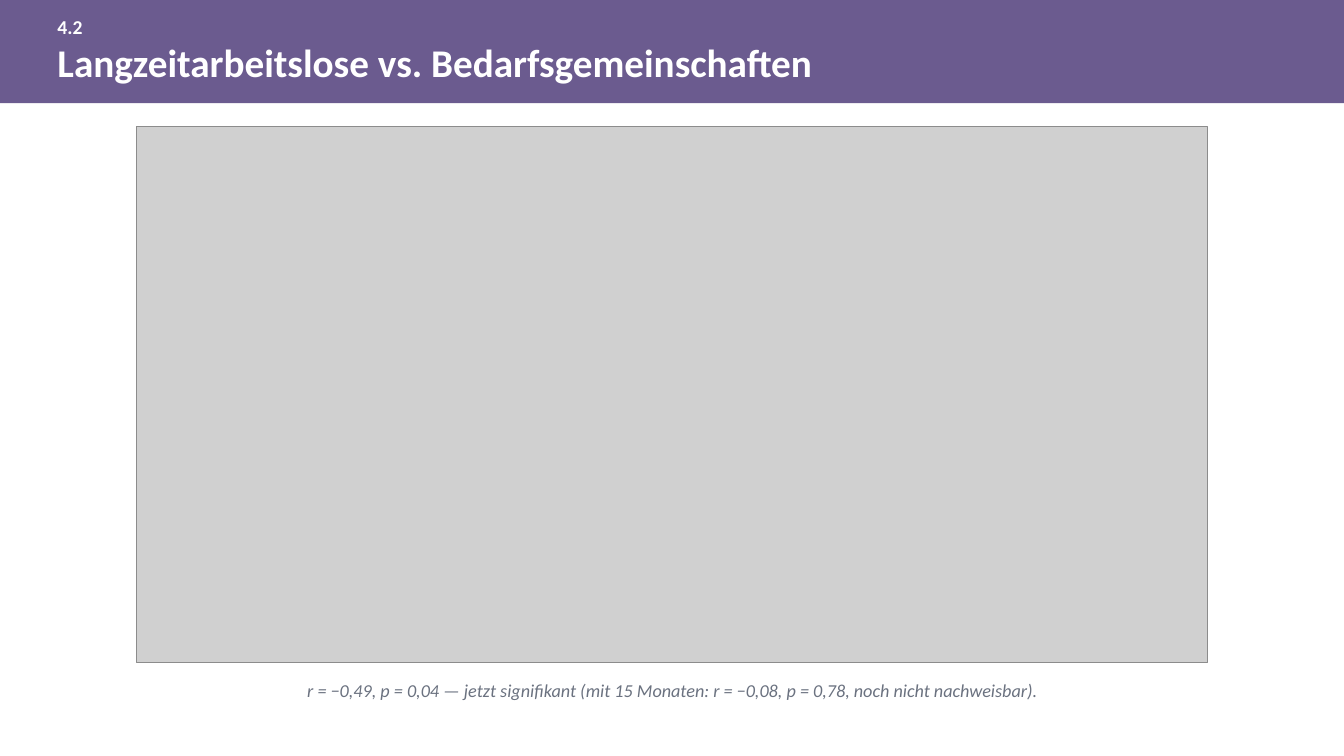
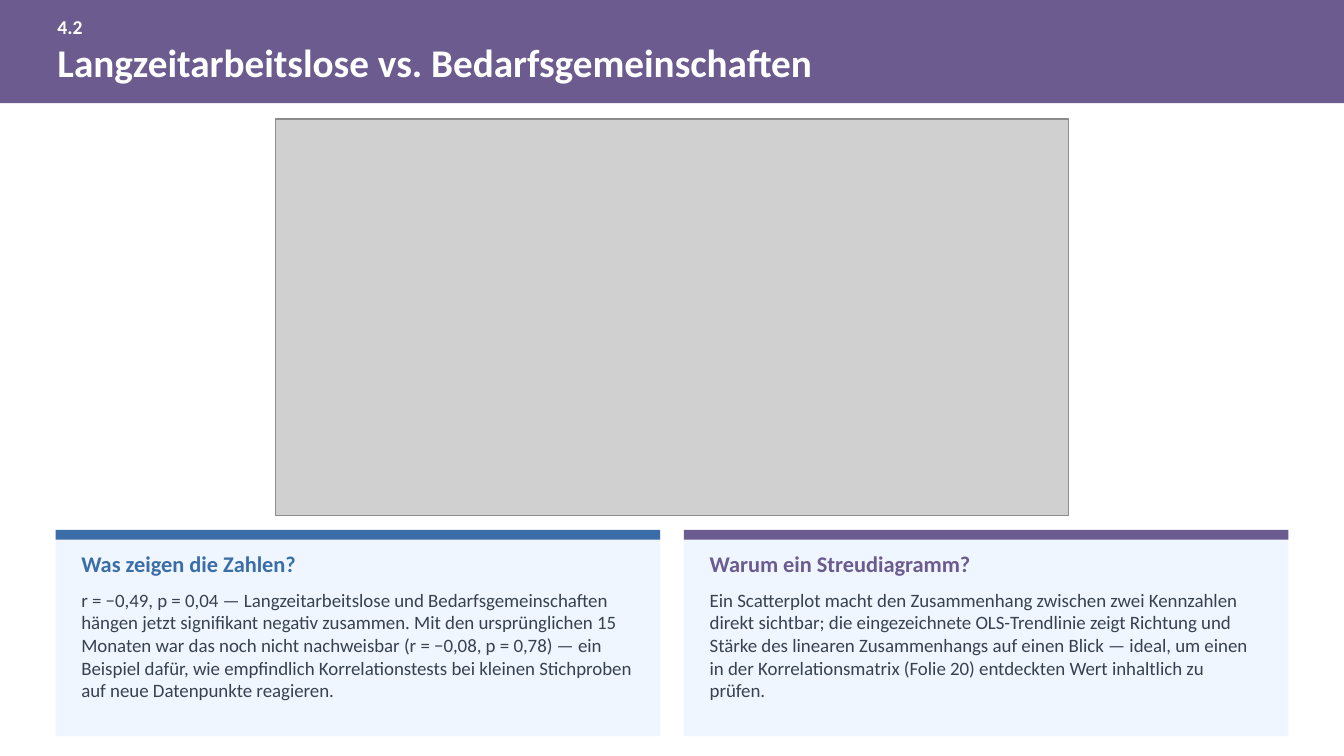
Before and after one commit to eufunk/arbeitsmarkt-regensburg, a slide deck: slide 21 of Dok/Projektpraesentation.pptx. Drawn at 1344x756 pixels with LibreOffice and Linux fonts; fonts in the diff are those of the drawing; grey boxes stand for pictures. Boxes give left, top, right and bottom in pixels: in the first picture for what was removed or moved away, otherwise in the second. Text is boxed around its words. In the diff, an @@ line names an element or a change of style, - is before the commit and + after.

Commit message:
Praesentation: Folien visuell ueberarbeiten, Sprechernotizen ergaenzen, Boxplot-Grafik ins Notebook verlagern
PPT: Folien 16-17, 19-26, 31, 37, 42, 46, 51, 56, 61, 63-64 auf
Kacheln/Panele umgestellt (weniger Aufzaehlung, mehr visuelle Struktur,
Zeitraum-/Achsen-Klarstellungen), allen 65 Folien zusammenhaengende
Sprechernotizen hinzugefuegt.

Notebook: alternative Verteilungsgrafik (Boxplot mit Einzelpunkten) aus
03_Statistik.ipynb heraus erzeugt statt in einem Wegwerf-Skript, damit jede
Abbildung im Ordner Dok/Abbildungen auf ihren Erzeugungsort im Notebook
rueckverfolgbar bleibt; Dokumentation entsprechend aktualisiert.

```diff
--- a/Dok/Projektpraesentation.pptx
+++ b/Dok/Projektpraesentation.pptx
@@ picture resized from (x1=136, y1=127, x2=1207, y2=662) to (x1=275, y1=119, x2=1068, y2=516) @@
@@ rectangle added at (x1=55, y1=530, x2=660, y2=736), fill #EFF6FF @@
@@ rectangle added at (x1=55, y1=530, x2=660, y2=540), fill #3B6EA8 @@
@@ rectangle added at (x1=684, y1=530, x2=1289, y2=736), fill #EFF6FF @@
@@ rectangle added at (x1=684, y1=530, x2=1289, y2=540), fill #6B5B8F @@
@@ text added at (x1=81, y1=556, x2=296, y2=576), 16 pt, text #3B6EA8, bold @@
+Was zeigen die Zahlen?
@@ text added at (x1=710, y1=556, x2=970, y2=576), 16 pt, text #6B5B8F, bold @@
+Warum ein Streudiagramm?
@@ text at (x1=81, y1=594, x2=631, y2=700): text changed; size 13 to 13.5 pt; text colour #6B7280 to #374151; italic off @@
-r = −0,49, p = 0,04 — jetzt signifikant (mit 15 Monaten: r = −0,08, p = 0,78, noch nicht nachweisbar).
+r = −0,49, p = 0,04 — Langzeitarbeitslose und Bedarfsgemeinschaften hängen jetzt signifikant negativ zusammen. Mit den ursprünglichen 15 Monaten war das noch nicht nachweisbar (r = −0,08, p = 0,78) — ein Beispiel dafür, wie empfindlich Korrelationstests bei kleinen Stichproben auf neue Datenpunkte reagieren.
@@ text added at (x1=710, y1=594, x2=1247, y2=700), 13.5 pt, text #374151 @@
+Ein Scatterplot macht den Zusammenhang zwischen zwei Kennzahlen direkt sichtbar; die eingezeichnete OLS-Trendlinie zeigt Richtung und Stärke des linearen Zusammenhangs auf einen Blick — ideal, um einen in der Korrelationsmatrix (Folie 20) entdeckten Wert inhaltlich zu prüfen.
```
Also in this commit, not shown: 15 other slides changed, 3 other files.
